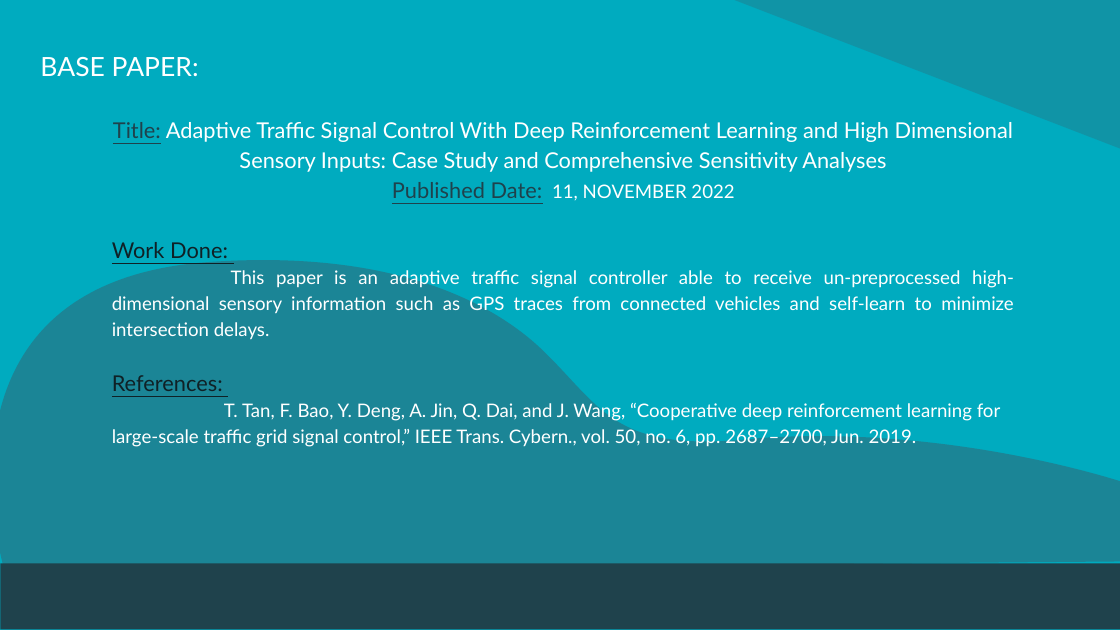
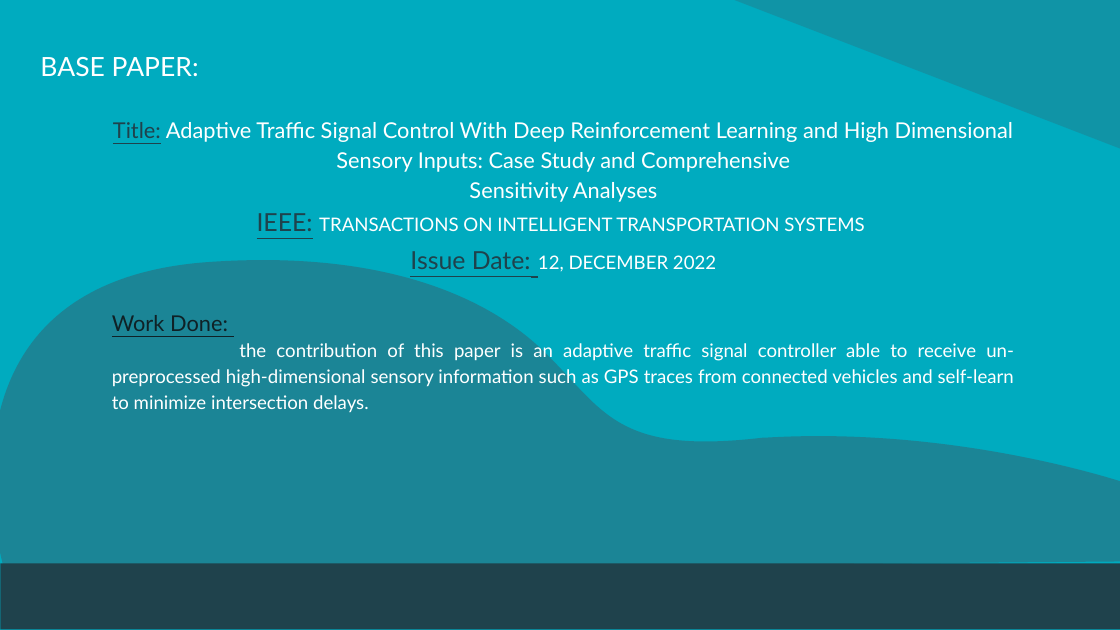
Before and after one commit to Namasivaayam-L/ResearchLab, a slide deck: slide 14 of Important/Automatic Traffic Signal Control System.pptx (slide 24 before the commit). Drawn at 1120x630 pixels with LibreOffice and Linux fonts; fonts in the diff are those of the drawing. Boxes give left, top, right and bottom in pixels: in the first picture for what was removed or moved away, otherwise in the second. Text is boxed around its words. In the diff, an @@ line names an element or a change of style, - is before the commit and + after.

```diff
--- a/Important/Automatic Traffic Signal Control System.pptx
+++ b/Important/Automatic Traffic Signal Control System.pptx
@@ text at (113,122,1013,271): text changed @@
-Title: Adaptive Traffic Signal Control With Deep Reinforcement Learning and High Dimensional Sensory Inputs: Case Study and Comprehensive Sensitivity Analyses
-Published Date: 11, NOVEMBER 2022
+Title: Adaptive Traffic Signal Control With Deep Reinforcement Learning and High Dimensional Sensory Inputs: Case Study and Comprehensive
+Sensitivity Analyses
+IEEE: TRANSACTIONS ON INTELLIGENT TRANSPORTATION SYSTEMS
+Issue Date: 12, DECEMBER 2022
@@ text at (112,342,1014,412): text changed @@
-This paper is an adaptive traffic signal controller able to receive un-preprocessed high-dimensional sensory information such as GPS traces from connected vehicles and self-learn to minimize intersection delays.
-References:
-T. Tan, F. Bao, Y. Deng, A. Jin, Q. Dai, and J. Wang, “Cooperative deep reinforcement learning for large-scale traffic grid signal control,” IEEE Trans. Cybern., vol. 50, no. 6, pp. 2687–2700, Jun. 2019.
+the contribution of this paper is an adaptive traffic signal controller able to receive un-preprocessed high-dimensional sensory information such as GPS traces from connected vehicles and self-learn to minimize intersection delays.
```
Also in this commit, not shown: 12 other slides changed, 2 slides added, 2 slides removed, 1 other file.
